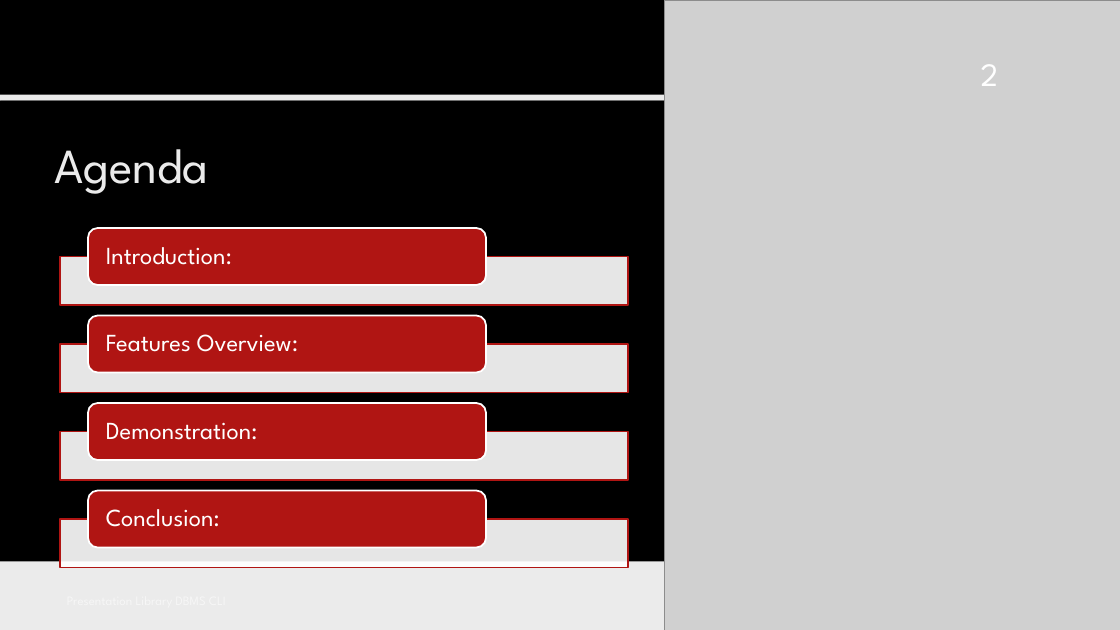
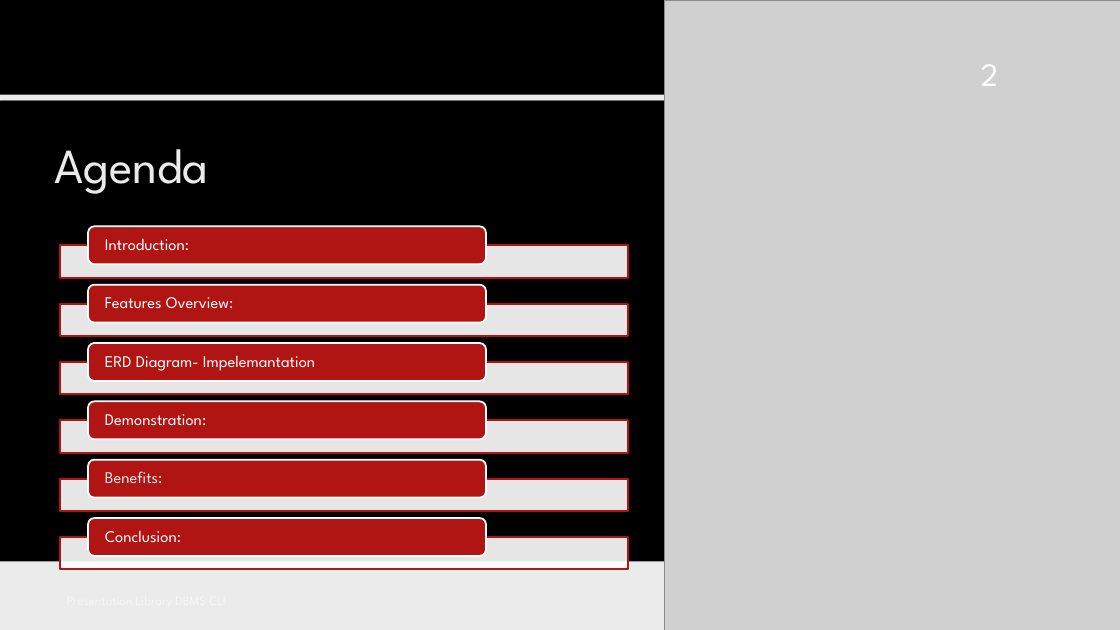
Before and after one commit to miladoti2022/Vit_cli_project_app, a slide deck: slide 2 of Library database CLI.pptx. Drawn at 1120x630 pixels with LibreOffice and Linux fonts; fonts in the diff are those of the drawing; grey boxes stand for pictures; background and template pictures are left out. Boxes give left, top, right and bottom in pixels: in the first picture for what was removed or moved away, otherwise in the second. Text is boxed around its words. In the diff, an @@ line names an element or a change of style, - is before the commit and + after.

Commit message:
updated

```diff
--- a/Library database CLI.pptx
+++ b/Library database CLI.pptx
@@ rounded rectangle: place and size @@
-rounded rectangle at <box>88,229,486,286</box>
+rounded rectangle at <box>88,226,486,264</box>
@@ rectangle: place and size @@
-rectangle at <box>60,256,628,305</box>
+rectangle at <box>60,245,628,278</box>
@@ size 21 to 14 pt; less space between paragraphs in 4 elements at <box>105,238,189,250</box>, <box>105,414,206,425</box>, <box>105,530,181,542</box>, <box>105,297,234,308</box> @@
@@ text "Features Overview:": place and size @@
-text "Features Overview:" at <box>106,334,298,352</box>
+text "Features Overview:" at <box>105,297,234,308</box>
@@ rounded rectangle: place and size @@
-rounded rectangle at <box>88,316,486,373</box>
+rounded rectangle at <box>88,343,486,381</box>
@@ rectangle: place and size @@
-rectangle at <box>60,344,628,393</box>
+rectangle at <box>60,362,628,395</box>
@@ rounded rectangle: place and size @@
-rounded rectangle at <box>88,403,486,460</box>
+rounded rectangle at <box>88,402,486,439</box>
@@ rectangle: place and size @@
-rectangle at <box>60,432,628,481</box>
+rectangle at <box>60,420,628,453</box>
@@ group added at <box>60,285,628,512</box>: 2 rectangles, 2 rounded rectangles, 2 texts @@
+ERD Diagram- Impelemantation
+Benefits:
@@ rectangle: place and size @@
-rectangle at <box>60,519,628,568</box>
+rectangle at <box>60,537,628,570</box>
@@ rounded rectangle: place and size @@
-rounded rectangle at <box>88,491,486,548</box>
+rounded rectangle at <box>88,518,486,556</box>
@@ text "Conclusion:": place and size @@
-text "Conclusion:" at <box>106,509,220,527</box>
+text "Conclusion:" at <box>105,530,181,542</box>
```
Also in this commit, not shown: 5 other slides changed.
